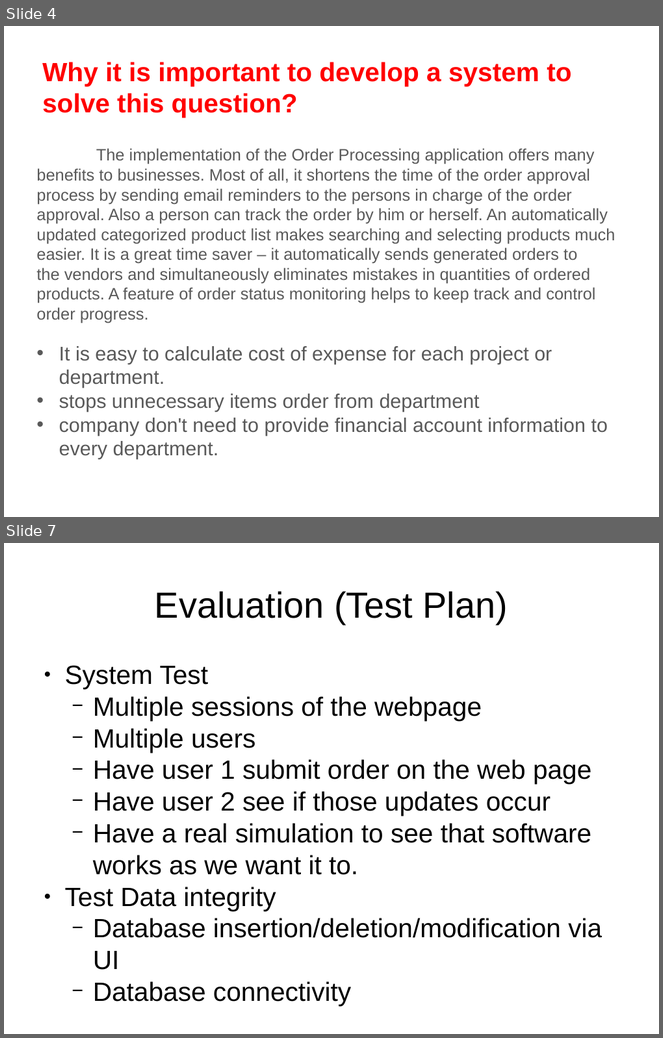
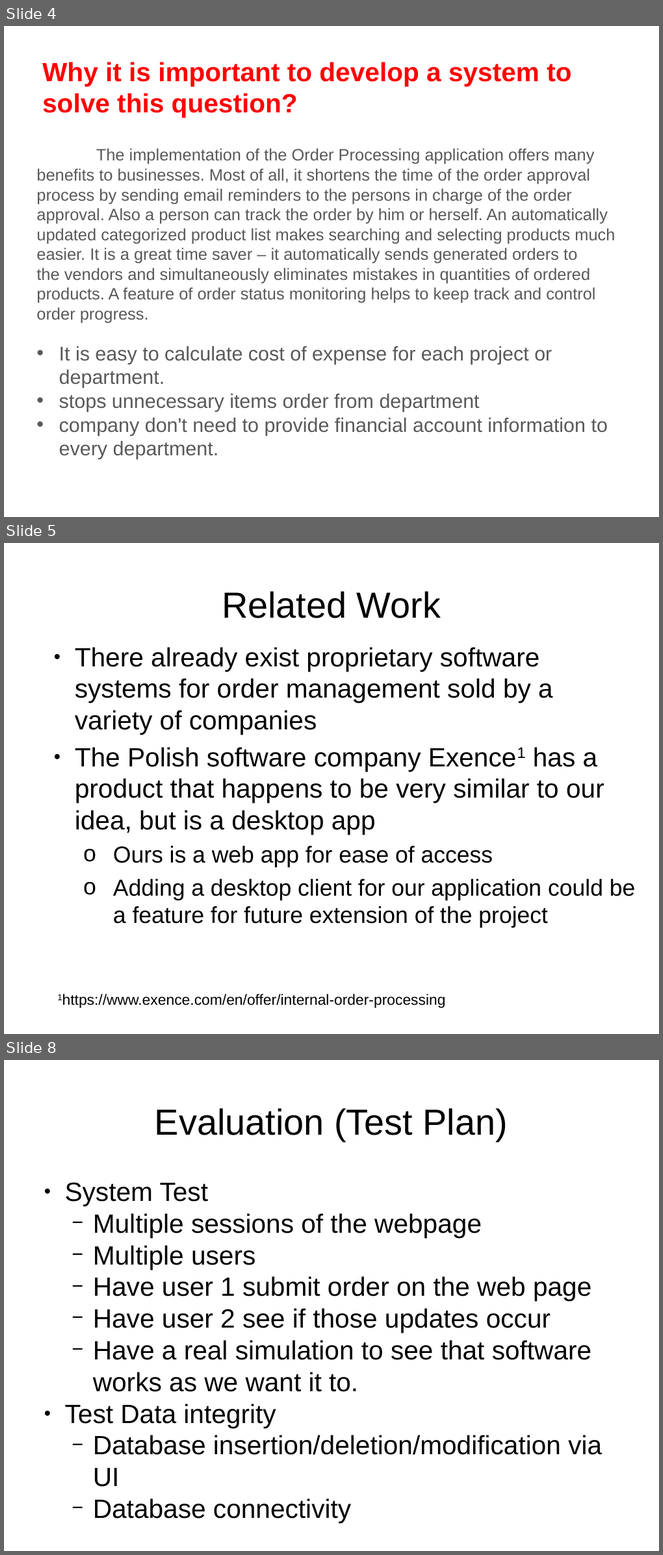
Before and after one commit to mkhalid578/orderProcessing, a slide deck: Project_Proposal.pptx. Shown one above the other, each under a label of ours: slides 4 and 7 before the commit, slides 4, 5 and 8 after it; the slides between them are not shown. The pictures are 663x1038 and 663x1555 pixels, drawn with LibreOffice and Linux fonts; fonts in the diff are those of the drawing. Boxes give left, top, right and bottom in pixels: in the first picture for what was removed or moved away, otherwise in the second. Text is boxed around its words. In the diff, an @@ line names an element or a change of style, - is before the commit and + after.

```diff
--- a/Project_Proposal.pptx
+++ b/Project_Proposal.pptx
@@ slide 5 added at box(4, 543, 659, 1034), background #FFFFFF @@
@@ text added at box(222, 591, 441, 618), 44 pt, text #000000 @@
+Related Work
@@ text added at box(75, 647, 636, 928), 32 pt, text #000000 @@
+● There already exist proprietary software systems for order management sold by a variety of companies
+● The Polish software company Exence1 has a product that happens to be very similar to our idea, but is a desktop app
+  o Ours is a web app for ease of access
+  o Adding a desktop client for our application could be a feature for future extension of the project
@@ text added at box(62, 994, 446, 1008), 18 pt, text #000000 @@
+1https://www.exence.com/en/offer/internal-order-processing
@@ what was slide 7 is now slide 8 @@
```
Also in this commit, not shown: 1 slide changed, 1 other slide added, 1 slide removed.
